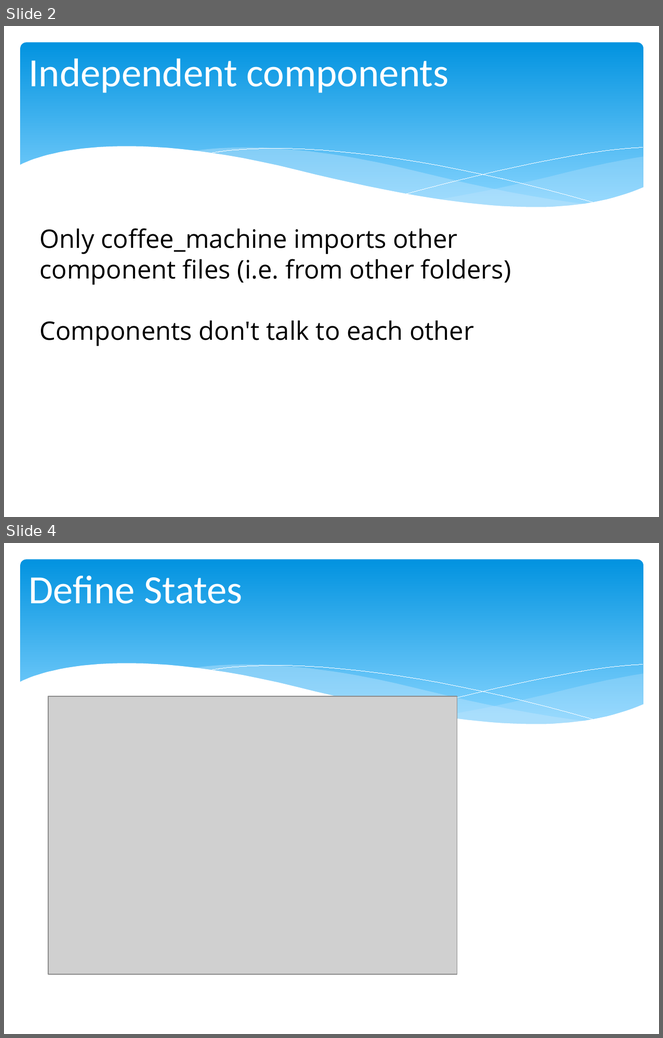
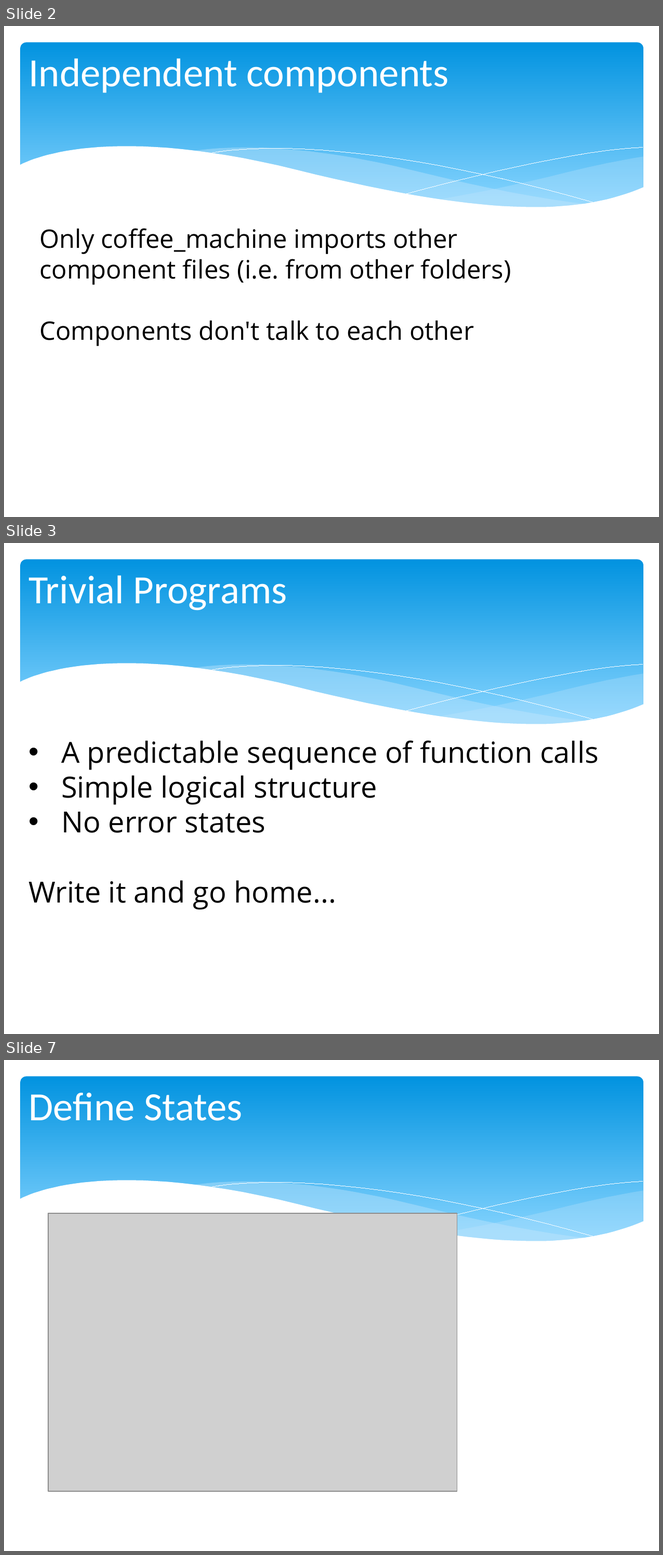
Before and after one commit to chris-turps/QA_Python3, a slide deck: DG_05 Responsibilities.pptx. Shown one above the other, each under a label of ours: slides 2 and 4 before the commit, slides 2, 3 and 7 after it; the slides between them are not shown. The pictures are 663x1038 and 663x1555 pixels, drawn with LibreOffice and Linux fonts; fonts in the diff are those of the drawing; grey boxes stand for pictures. Boxes give left, top, right and bottom in pixels: in the first picture for what was removed or moved away, otherwise in the second. Text is boxed around its words. In the diff, an @@ line names an element or a change of style, - is before the commit and + after.

```diff
--- a/DG_05 Responsibilities.pptx
+++ b/DG_05 Responsibilities.pptx
@@ slide 3 added at <box>4,543,659,1034</box>, background #FFFFFF; not listed: 6 template elements that a slide beside it also shows @@
@@ title added at <box>28,575,287,611</box>, 44 pt, text #FFFFFF @@
+Trivial Programs
@@ text added at <box>28,741,599,910</box>, 32 pt, text #000000 @@
+• A predictable sequence of function calls
+• Simple logical structure
+• No error states
+Write it and go home...
@@ what was slide 4 is now slide 7 @@
```
Also in this commit, not shown: 1 slide changed, 2 other slides added, 7 other files.
